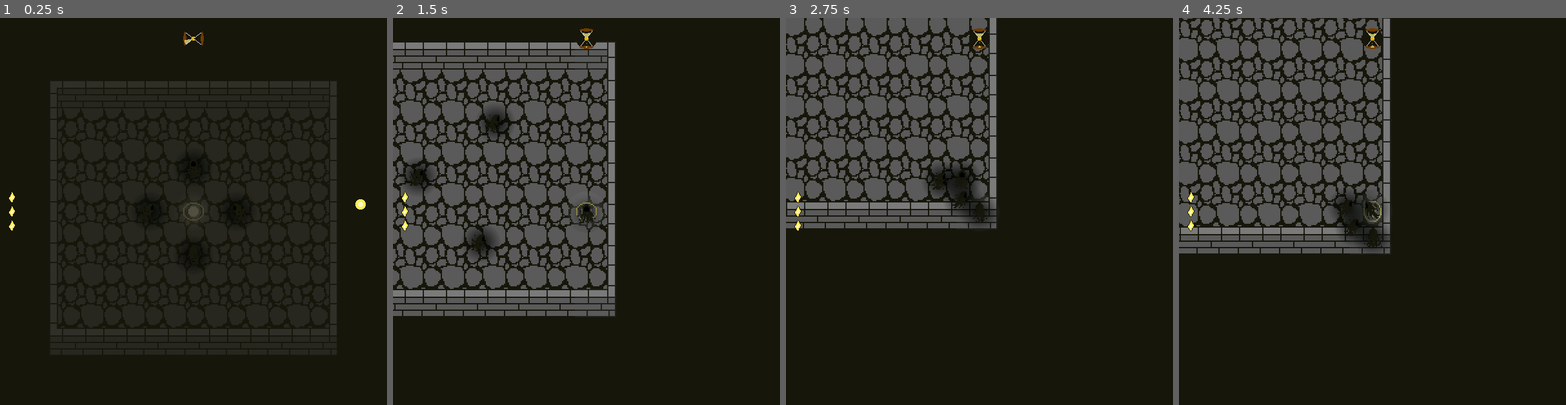
Above: before the commit, frames 1-4 (left to right).
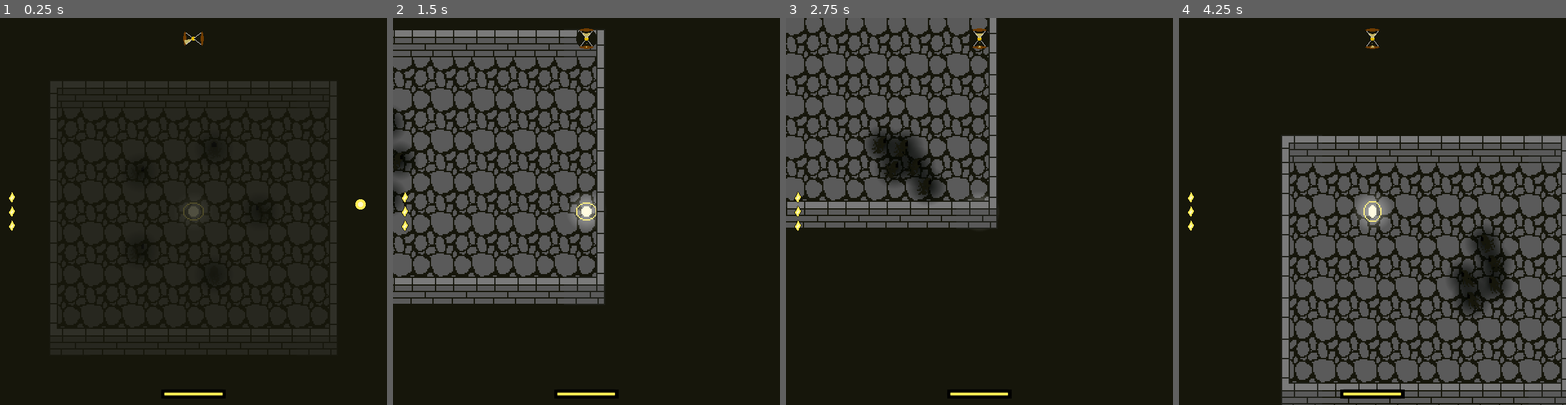
Above: after the commit, the same moments.

Repository: the-alex-g/LD51
Game: Godot game, scene res://Main/Main.tscn
Two runs of this game, one before a commit and one after it. Both use one fixed random seed, a clock stepped at 60 frames per second and the inputs below.
Inputs (mouse positions are in pixels of both pictures, inside the frame that each line leads up to):
- Up to frame 1 (0.25 s): no input
- Up to frame 2 (1.5 s): move the mouse to (671, 192) at 0.52 s; hold D (right) 0.53-1.28 s; right-click (671, 192) at 0.6 s; tap Space (primary_attack) at 0.8, 1.35 s; move the mouse to (509, 230) at 1.27 s; hold S (down) from 1.28 s (still down)
- Up to frame 3 (2.75 s): right-click (902, 230) at 1.55 s; move the mouse to (1018, 126) at 2.02 s; release S (down) at 2.03 s; hold D (right) from 2.03 s (still down); right-click (1018, 126) at 2.1 s; tap Space (primary_attack) at 2.3 s
- Up to frame 4 (4.25 s): move the mouse to (1353, 288) at 2.77 s; release D (right) at 2.78 s; hold W (up) 2.78-3.53 s; tap Space (primary_attack) at 2.85, 3.8 s; right-click (1353, 288) at 3.05 s; move the mouse to (1488, 269) at 3.52 s; hold A (left) from 3.53 s (still down); right-click (1488, 269) at 3.6 s

The runs differ from the first frame. In frame 1, 0.3% of the frame differs, in the area x 36-67%, y 32-98%; in frame 2, 24%; in frame 3, 4.9%; in frame 4, 51%, in the area x 0-100%, y 0-100%.

Commit message:
Make enemies slow player down permanently

Diff:
--- a/project/Enemies/Enemy.gd
+++ b/project/Enemies/Enemy.gd
@@ -1,5 +1,7 @@
 class_name Enemy
 extends KinematicBody2D
+
+signal defeated
 
 const KNOCKBACK_DISTANCE := Vector2(100, 0)
 
@@ -8,11 +10,17 @@
 var _game_over := false
 var _has_seen_target := false
 
-export var speed := 175
+export var speed := 100
 export var health := 6
 
 onready var _knockback_timer = $KnockbackTimer as Timer
 onready var _sprite = $AnimatedSprite as AnimatedSprite
+onready var _tween = $Tween as Tween
+
+
+func _ready()->void:
+	_tween.interpolate_property(self, "modulate", Color(1, 1, 1, 0), Color(1, 1, 1, 1), 0.5, Tween.TRANS_QUART)
+	_tween.start()
 
 
 func _physics_process(delta:float)->void:
@@ -49,12 +57,14 @@
 func hit(damage:int)->void:
 	health -= damage
 	_move_in_reverse = true
-	_knockback_timer.start()
+	_knockback_timer.start(0.25 * damage)
 	if health <= 0:
-		$Tween.interpolate_property(self, "modulate", null, Color(1, 1, 1, 0), 0.5, Tween.TRANS_CUBIC)
-		$Tween.start()
+		_tween.interpolate_property(self, "modulate", null, Color(1, 1, 1, 0), 0.5, Tween.TRANS_CUBIC)
+		_tween.start()
 
-		yield($Tween, "tween_all_completed")
+		yield(_tween, "tween_all_completed")
+
+		emit_signal("defeated")
 
 		queue_free()
 
--- a/project/Enemies/Enemy.tscn
+++ b/project/Enemies/Enemy.tscn
@@ -71,6 +71,7 @@
 } ]
 
 [node name="Enemy" type="KinematicBody2D"]
+modulate = Color( 1, 1, 1, 0 )
 collision_layer = 2
 collision_mask = 3
 script = ExtResource( 1 )
--- a/project/Main/HUD.gd
+++ b/project/Main/HUD.gd
@@ -4,6 +4,8 @@
 onready var _animation_player = $AnimationPlayer as AnimationPlayer
 onready var _primary_attacks = $PrimaryAttacks as VBoxContainer
 onready var _heavy_attacks = $HeavyAttacks as VBoxContainer
+onready var _speed_bar = $SpeedBar as ProgressBar
+onready var _point_label = $TextureRect/Panel/VBoxContainer/ScoreLabel as Label
 
 
 func _ready()->void:
@@ -46,5 +48,13 @@
 		_primary_attacks.get_child(0).queue_free()
 
 
+func set_points(value:int)->void:
+	_point_label.text = "Score: " + str(value)
+
+
 func _on_Main_ten_second_mark()->void:
 	_add_attack_icons()
+
+
+func _on_Main_player_update_speed(new_speed:float)->void:
+	_speed_bar.value = new_speed
--- a/project/Main/HUD.tscn
+++ b/project/Main/HUD.tscn
@@ -215,6 +215,30 @@
 "update": 1,
 "values": [ ExtResource( 3 ) ]
 }
+tracks/3/type = "value"
+tracks/3/path = NodePath("TextureRect/Panel/VBoxContainer/PlayAgain:disabled")
+tracks/3/interp = 1
+tracks/3/loop_wrap = true
+tracks/3/imported = false
+tracks/3/enabled = true
+tracks/3/keys = {
+"times": PoolRealArray( 0 ),
+"transitions": PoolRealArray( 1 ),
+"update": 1,
+"values": [ false ]
+}
+tracks/4/type = "value"
+tracks/4/path = NodePath("TextureRect/Panel/VBoxContainer/MainMenu:disabled")
+tracks/4/interp = 1
+tracks/4/loop_wrap = true
+tracks/4/imported = false
+tracks/4/enabled = true
+tracks/4/keys = {
+"times": PoolRealArray( 0 ),
+"transitions": PoolRealArray( 1 ),
+"update": 1,
+"values": [ false ]
+}
 
 [sub_resource type="Animation" id=44]
 length = 0.001
@@ -255,6 +279,30 @@
 "transitions": PoolRealArray( 1 ),
 "update": 0,
 "values": [ ExtResource( 3 ) ]
+}
+tracks/3/type = "value"
+tracks/3/path = NodePath("TextureRect/Panel/VBoxContainer/PlayAgain:disabled")
+tracks/3/interp = 1
+tracks/3/loop_wrap = true
+tracks/3/imported = false
+tracks/3/enabled = true
+tracks/3/keys = {
+"times": PoolRealArray( 0 ),
+"transitions": PoolRealArray( 1 ),
+"update": 0,
+"values": [ true ]
+}
+tracks/4/type = "value"
+tracks/4/path = NodePath("TextureRect/Panel/VBoxContainer/MainMenu:disabled")
+tracks/4/interp = 1
+tracks/4/loop_wrap = true
+tracks/4/imported = false
+tracks/4/enabled = true
+tracks/4/keys = {
+"times": PoolRealArray( 0 ),
+"transitions": PoolRealArray( 1 ),
+"update": 0,
+"values": [ true ]
 }
 
 [sub_resource type="Animation" id=45]
@@ -298,6 +346,30 @@
 "update": 1,
 "values": [ ExtResource( 5 ) ]
 }
+tracks/3/type = "value"
+tracks/3/path = NodePath("TextureRect/Panel/VBoxContainer/PlayAgain:disabled")
+tracks/3/interp = 1
+tracks/3/loop_wrap = true
+tracks/3/imported = false
+tracks/3/enabled = true
+tracks/3/keys = {
+"times": PoolRealArray( 0 ),
+"transitions": PoolRealArray( 1 ),
+"update": 1,
+"values": [ false ]
+}
+tracks/4/type = "value"
+tracks/4/path = NodePath("TextureRect/Panel/VBoxContainer/MainMenu:disabled")
+tracks/4/interp = 1
+tracks/4/loop_wrap = true
+tracks/4/imported = false
+tracks/4/enabled = true
+tracks/4/keys = {
+"times": PoolRealArray( 0 ),
+"transitions": PoolRealArray( 1 ),
+"update": 1,
+"values": [ false ]
+}
 
 [node name="HUD" type="CanvasLayer"]
 script = ExtResource( 2 )
@@ -306,7 +378,7 @@
 position = Vector2( 300, 32 )
 frames = SubResource( 41 )
 animation = "Default"
-frame = 9
+frame = 38
 playing = true
 
 [node name="AnimationPlayer" type="AnimationPlayer" parent="."]
@@ -334,9 +406,9 @@
 anchor_right = 0.5
 anchor_bottom = 0.5
 margin_left = -200.0
-margin_top = -80.0
+margin_top = -90.0
 margin_right = 200.0
-margin_bottom = 80.0
+margin_bottom = 90.0
 
 [node name="VBoxContainer" type="VBoxContainer" parent="TextureRect/Panel"]
 anchor_left = 0.5
@@ -360,18 +432,26 @@
 returned to your home!"
 align = 1
 
-[node name="PlayAgain" type="Button" parent="TextureRect/Panel/VBoxContainer"]
+[node name="ScoreLabel" type="Label" parent="TextureRect/Panel/VBoxContainer"]
 margin_top = 70.0
 margin_right = 371.0
-margin_bottom = 100.0
+margin_bottom = 90.0
+align = 1
+
+[node name="PlayAgain" type="Button" parent="TextureRect/Panel/VBoxContainer"]
+margin_top = 94.0
+margin_right = 371.0
+margin_bottom = 124.0
 grow_horizontal = 2
+disabled = true
 text = "Play Again"
 
 [node name="MainMenu" type="Button" parent="TextureRect/Panel/VBoxContainer"]
-margin_top = 104.0
+margin_top = 128.0
 margin_right = 371.0
-margin_bottom = 134.0
+margin_bottom = 158.0
 grow_horizontal = 2
+disabled = true
 text = "Return to the Main Menu"
 
 [node name="PrimaryAttacks" type="VBoxContainer" parent="."]
@@ -394,5 +474,20 @@
 margin_bottom = 20.0
 grow_vertical = 2
 
+[node name="SpeedBar" type="ProgressBar" parent="."]
+anchor_left = 0.5
+anchor_top = 1.0
+anchor_right = 0.5
+anchor_bottom = 1.0
+margin_left = -50.0
+margin_top = -24.0
+margin_right = 50.0
+margin_bottom = -10.0
+grow_horizontal = 2
+theme = ExtResource( 4 )
+max_value = 200.0
+value = 200.0
+percent_visible = false
+
 [connection signal="pressed" from="TextureRect/Panel/VBoxContainer/PlayAgain" to="." method="_on_PlayAgain_pressed"]
 [connection signal="pressed" from="TextureRect/Panel/VBoxContainer/MainMenu" to="." method="_on_MainMenu_pressed"]
--- a/project/Main/Main.gd
+++ b/project/Main/Main.gd
@@ -1,12 +1,14 @@
 extends Node2D
 
 signal ten_second_mark
+signal player_update_speed(new_speed)
 signal player_attack(heavy_attack)
 signal game_over(victory)
 
 const VICTORY_NUMBER := 15
 
 var _rooms_passed := 0
+var _enemies_defeated := 0
 
 onready var _game_timer = $TenSecondTimer as Timer
 
@@ -20,27 +22,42 @@
 
 
 func _on_World_player_caught()->void:
-	emit_signal("game_over", false)
+	_end_game(false)
+
+
+func _end_game(victory:bool)->void:
+	emit_signal("game_over", victory)
 	_game_timer.stop()
+	# warning-ignore:integer_division
+	$HUD.set_points(_rooms_passed + _enemies_defeated / 5)
 
 
 func _on_World_add_enemy(at:Vector2)->void:
 	var enemy := preload("res://Enemies/Enemy.tscn").instance()
 	enemy.position = at
 	if _rooms_passed > 0:
-		enemy.health = max(6, randi() % _rooms_passed)
+		enemy.health = max(enemy.health, randi() % _rooms_passed)
 	enemy.target = $Player
 	# warning-ignore:return_value_discarded
-	connect("game_over", enemy, "_on_Main_game_over")
+	connect("game_over", enemy, "_on_Main_game_over", [], CONNECT_ONESHOT)
+	# warning-ignore:return_value_discarded
+	enemy.connect("defeated", self, "_on_Enemy_defeated", [], CONNECT_ONESHOT)
 	add_child(enemy)
 
 
 func _on_World_passed_room()->void:
 	_rooms_passed += 1
 	if _rooms_passed >= VICTORY_NUMBER:
-		emit_signal("game_over", true)
-		_game_timer.stop()
+		_end_game(true)
 
 
 func _on_Player_attack(heavy_attack:bool)->void:
 	emit_signal("player_attack", heavy_attack)
+
+
+func _on_Player_update_speed(new_speed:float)->void:
+	emit_signal("player_update_speed", new_speed)
+
+
+func _on_Enemy_defeated()->void:
+	_enemies_defeated += 1
--- a/project/Main/Main.tscn
+++ b/project/Main/Main.tscn
@@ -22,11 +22,13 @@
 [connection signal="game_over" from="." to="HUD" method="_on_Main_game_over"]
 [connection signal="game_over" from="." to="Player" method="_on_Main_game_over"]
 [connection signal="player_attack" from="." to="HUD" method="_on_Main_player_attack"]
+[connection signal="player_update_speed" from="." to="HUD" method="_on_Main_player_update_speed"]
 [connection signal="ten_second_mark" from="." to="HUD" method="_on_Main_ten_second_mark"]
 [connection signal="ten_second_mark" from="." to="Player" method="_on_Main_ten_second_mark"]
 [connection signal="ten_second_mark" from="." to="World" method="_on_Main_ten_second_mark"]
 [connection signal="timeout" from="TenSecondTimer" to="." method="_on_TenSecondTimer_timeout"]
 [connection signal="attack" from="Player" to="." method="_on_Player_attack"]
+[connection signal="update_speed" from="Player" to="." method="_on_Player_update_speed"]
 [connection signal="add_enemy" from="World" to="." method="_on_World_add_enemy"]
 [connection signal="passed_room" from="World" to="." method="_on_World_passed_room"]
 [connection signal="player_caught" from="World" to="." method="_on_World_player_caught"]
--- a/project/Player/Player.gd
+++ b/project/Player/Player.gd
@@ -2,17 +2,18 @@
 extends KinematicBody2D
 
 signal attack(heavy_attack)
+signal update_speed(new_speed)
 
 enum AttackKey {SPENT, PRIMARY, HEAVY, RANGED}
 
-const SPEED := 200
 const PRIMARY_HIT_RADIUS := 15.0
 const HEAVY_HIT_RADIUS := 25.0
 const PRIMARY_DAMAGE := 2
 const HEAVY_DAMAGE := 3
 const RELOAD_TIME := 1.0
-const SPEED_PENALTY_PER_ENEMY := 50
+const SPEED_PENALTY_PER_ENEMY := 40
 
+var _speed := 200.0
 var _primary_attacks := [AttackKey.PRIMARY, AttackKey.PRIMARY, AttackKey.PRIMARY]
 var _heavy_attacks := [AttackKey.HEAVY]
 var _can_attack := true
@@ -38,10 +39,12 @@
 		Input.get_axis("up", "down")
 	).normalized()
 
-	var speed := max(0, SPEED - (SPEED_PENALTY_PER_ENEMY * adjacent_enemies))
+	if _speed > 10 and not _animation_player.is_playing():
+		_speed -= adjacent_enemies * delta * 2.0
+		emit_signal("update_speed", _speed)
 
 	# warning-ignore:return_value_discarded
-	move_and_collide(speed * movement_direction * delta)
+	move_and_collide(_speed * movement_direction * delta)
 
 	if _can_attack:
 		if Input.is_action_just_pressed("primary_attack"):
@@ -89,6 +92,10 @@
 		var index := _heavy_attacks.find(AttackKey.HEAVY)
 		_heavy_attacks.remove(index)
 
+		if _speed <= 150.0:
+			_speed += 10 * (1 + (1 - (_speed / 200)))
+			emit_signal("update_speed", _speed)
+
 		_hit_area_collision_shape.shape.radius = _heavy_hit_radius
 		# the yield is necessary because otherwise the shape's radius is not resized
 		# when the attack resolves
--- a/project/Resources/normal_stylebox.tres
+++ b/project/Resources/normal_stylebox.tres
@@ -8,3 +8,4 @@
 border_width_bottom = 5
 border_color = Color( 0, 0, 0, 1 )
 border_blend = true
+corner_detail = 4
--- a/project/Resources/theme.tres
+++ b/project/Resources/theme.tres
@@ -1,7 +1,20 @@
-[gd_resource type="Theme" load_steps=3 format=2]
+[gd_resource type="Theme" load_steps=4 format=2]
 
 [ext_resource path="res://Resources/font.tres" type="DynamicFont" id=1]
 [ext_resource path="res://Resources/normal_stylebox.tres" type="StyleBox" id=2]
+
+[sub_resource type="StyleBoxFlat" id=1]
+bg_color = Color( 1, 0.921569, 0.32549, 1 )
+border_width_left = 5
+border_width_top = 5
+border_width_right = 5
+border_width_bottom = 5
+border_color = Color( 0, 0, 0, 1 )
+corner_radius_top_left = 5
+corner_radius_top_right = 5
+corner_radius_bottom_right = 5
+corner_radius_bottom_left = 5
+corner_detail = 4
 
 [resource]
 default_font = ExtResource( 1 )
@@ -14,3 +27,5 @@
 Button/styles/pressed = ExtResource( 2 )
 Label/colors/font_color = Color( 1, 0.921569, 0.32549, 1 )
 Panel/styles/panel = ExtResource( 2 )
+ProgressBar/styles/bg = ExtResource( 2 )
+ProgressBar/styles/fg = SubResource( 1 )
--- a/project/Scenery/World.gd
+++ b/project/Scenery/World.gd
@@ -9,7 +9,7 @@
 enum Connections {NONE, TOP, BOTTOM, LEFT, RIGHT}
 
 const ROOM_SIZE := 7
-const MIN_SHADOWS := 3
+const MIN_SHADOWS := 4
 const MAX_SHADOWS := 7
 const EMPTY := -1
 const VECTOR_TO_CONNECTION := {Vector2.UP:Connections.BOTTOM, Vector2.DOWN:Connections.TOP, Vector2.LEFT:Connections.RIGHT, Vector2.RIGHT:Connections.LEFT}
@@ -17,6 +17,7 @@
 var _current_room_position := Vector2.ZERO
 var _previous_room_position = null
 var _game_over := false
+var _rooms_passed := 0
 
 onready var _walls = $Walls as TileMap
 onready var _floors = $Floor as TileMap
@@ -122,14 +123,9 @@
 
 func _delete_room(at:Vector2)->void:
 	at *= ROOM_SIZE
+
+	_blackout_sprite.modulate = Color(1, 1, 1, 0)
 	_blackout.position = at * 32
-
-	for body in _blackout.get_overlapping_bodies():
-		if body is Player:
-			emit_signal("player_caught")
-			_game_over = true
-		elif body is Enemy:
-			body.queue_free()
 
 	if not _game_over:
 		emit_signal("passed_room")
@@ -143,7 +139,12 @@
 			_floors.set_cell(x + at.x, y + at.y, EMPTY)
 			_walls.set_cell(x + at.x, y + at.y, EMPTY)
 
-	_blackout_sprite.modulate = Color(1, 1, 1, 0)
+	for body in _blackout.get_overlapping_bodies():
+		if body is Player:
+			emit_signal("player_caught")
+			_game_over = true
+		elif body is Enemy:
+			body.queue_free()
 
 
 func _on_Main_ten_second_mark()->void:
Binary file changed: project/Scenery/Walls.png
Not shown, changed: piskel_files/Walls.piskel
